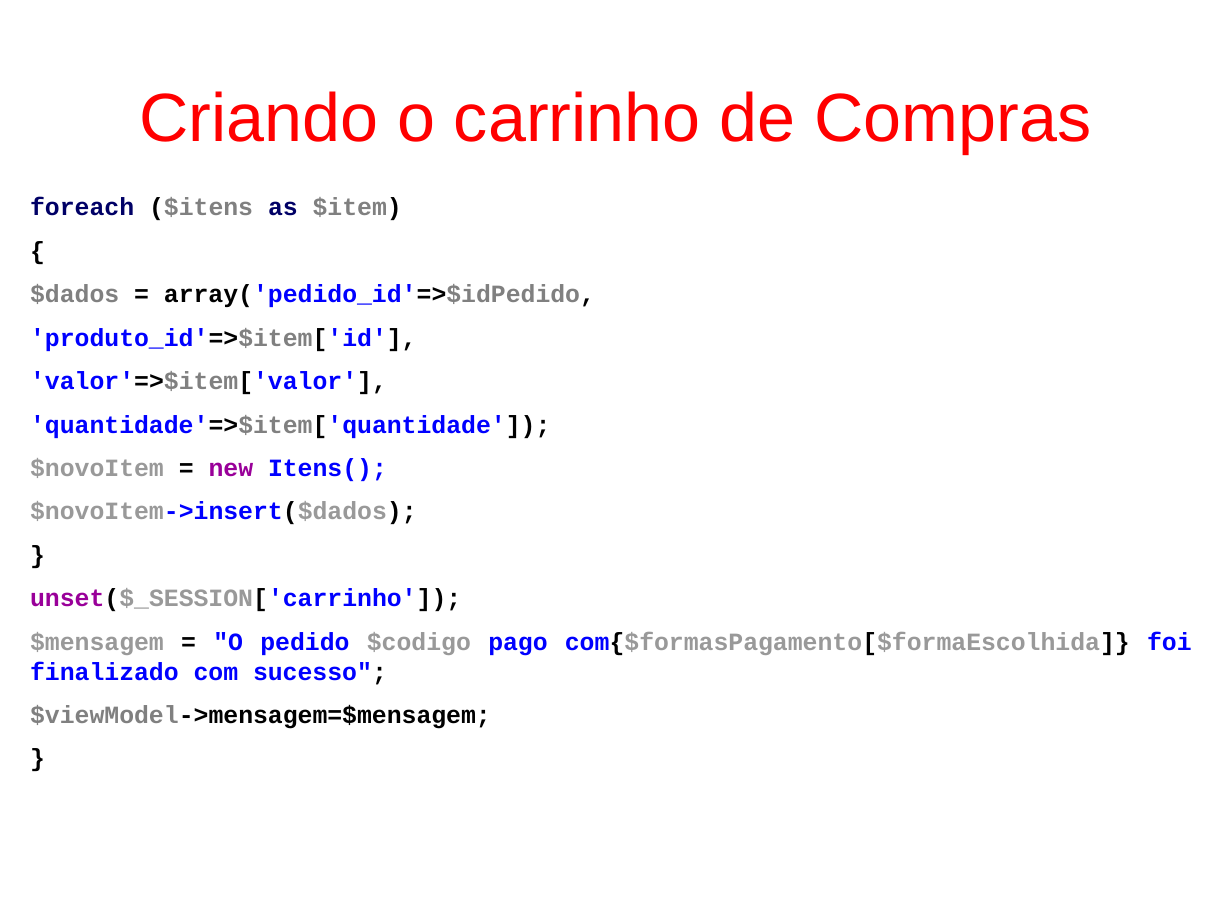
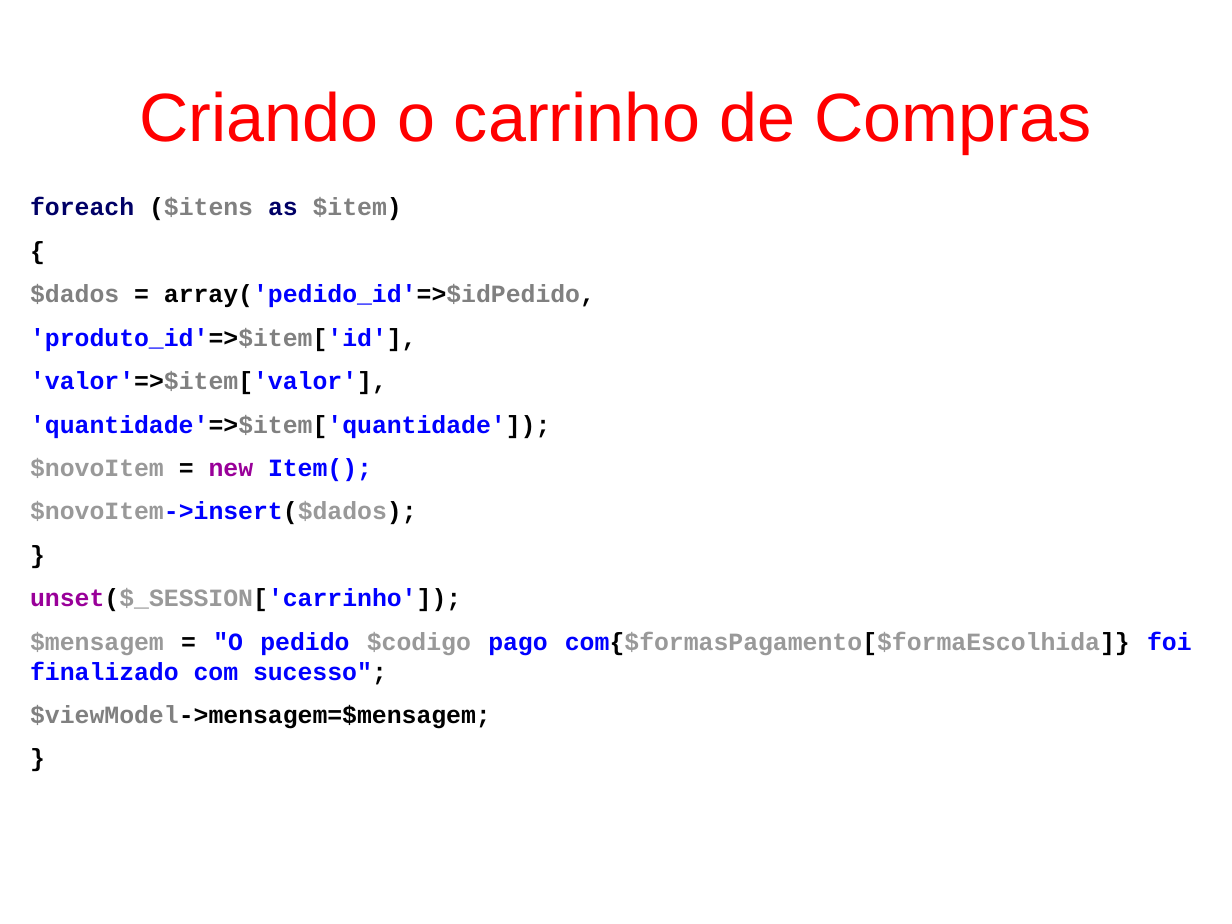
Before and after one commit to fgsl/lojasacme, a slide deck: slide 117 of docs/tutorial.odp. Drawn at 1232x924 pixels with LibreOffice and Linux fonts; fonts in the diff are those of the drawing. Boxes give left, top, right and bottom in pixels: in the first picture for what was removed or moved away, otherwise in the second. Text is boxed around its words. In the diff, an @@ line names an element or a change of style, - is before the commit and + after.

```diff
--- a/docs/tutorial.odp
+++ b/docs/tutorial.odp
@@ text at [30,458,372,481]: text changed @@
-$novoItem = new Itens();
+$novoItem = new Item();
```
Also in this commit, not shown: 2 other slides changed, 10 other files.
